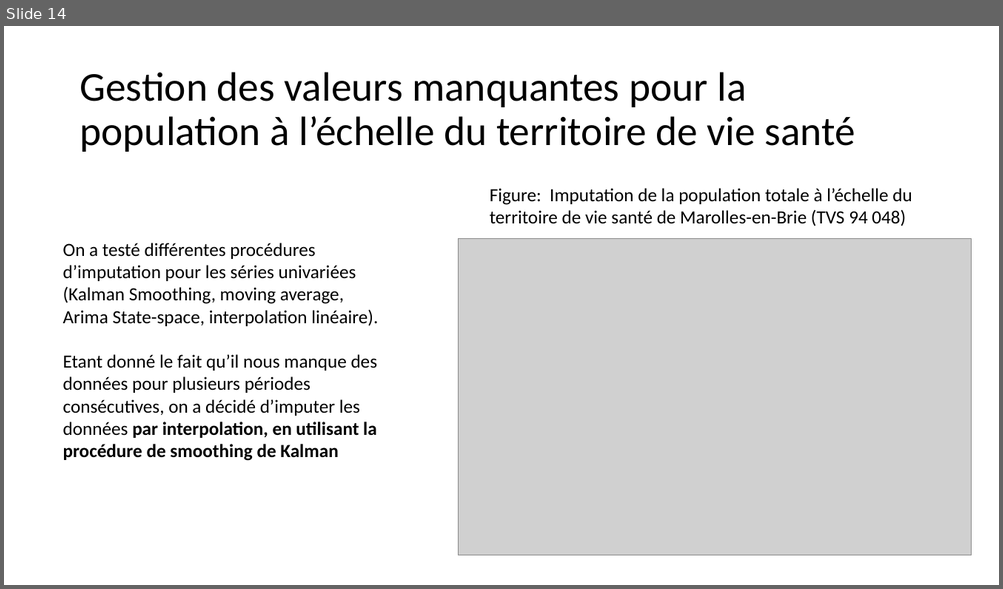
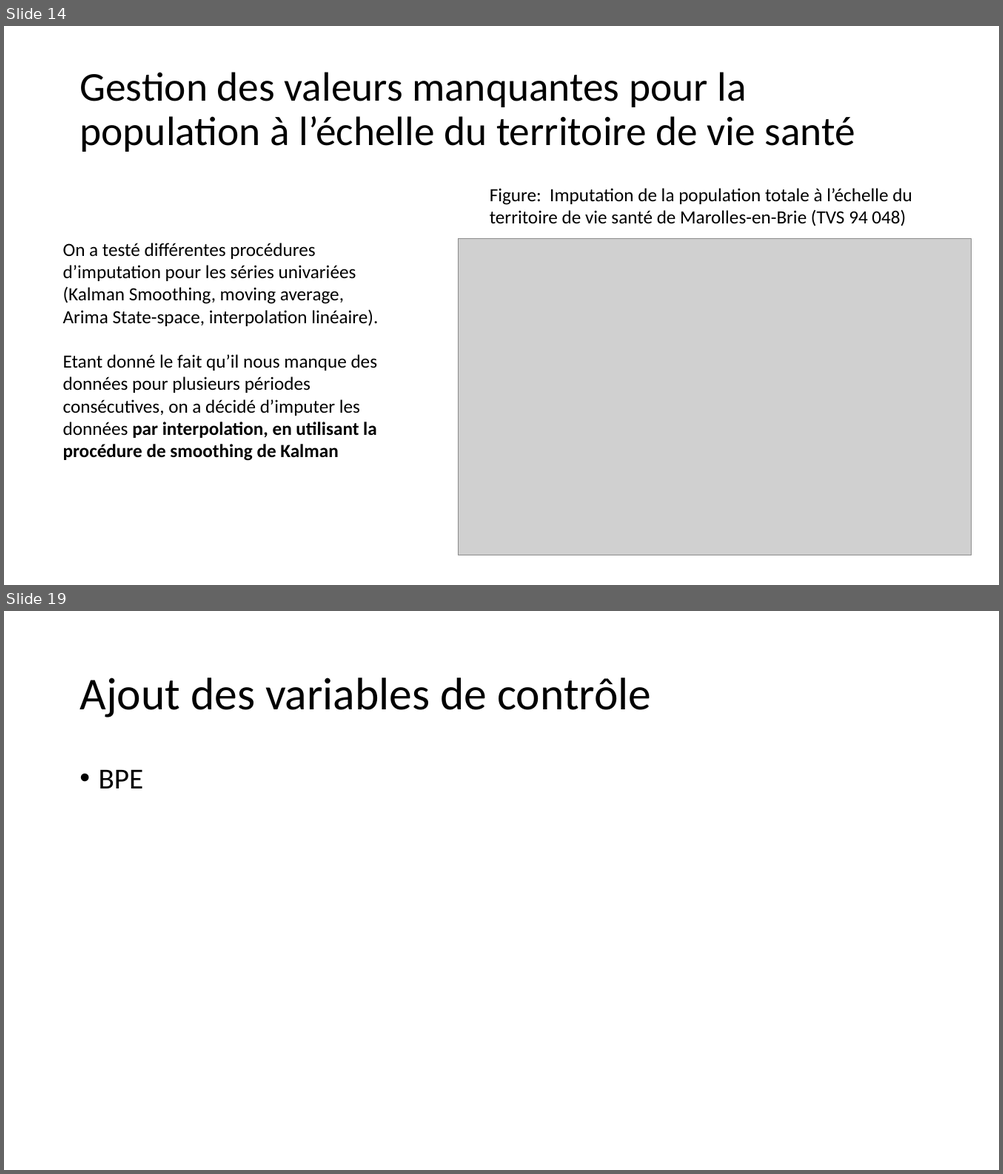
Before and after one commit to mchabaud/Project-DSSS, a slide deck: Presentation_13_04_22.pptx. Shown one above the other, each under a label of ours: slide 14 before the commit, slides 14 and 19 after it; the slides between them are not shown. The pictures are 1003x589 and 1003x1174 pixels, drawn with LibreOffice and Linux fonts; fonts in the diff are those of the drawing; grey boxes stand for pictures. Boxes give left, top, right and bottom in pixels: in the first picture for what was removed or moved away, otherwise in the second. Text is boxed around its words. In the diff, an @@ line names an element or a change of style, - is before the commit and + after.

```diff
--- a/Presentation_13_04_22.pptx
+++ b/Presentation_13_04_22.pptx
@@ slide 19 added at [4,611,999,1170], background #FFFFFF @@
@@ title added at [79,678,651,718], 44 pt, text #000000 @@
+Ajout des variables de contrôle
@@ text added at [99,770,144,789], 28 pt, text #000000 @@
+• BPE
```
Also in this commit, not shown: 4 slides changed, 1 other slide added, 1 other file.
